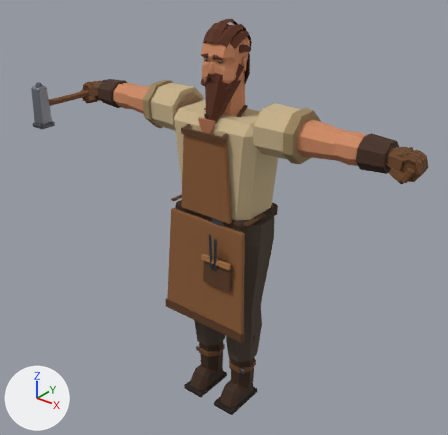
Before and after pictures for a commit that changed the glTF model assets/models/blacksmith.glb.
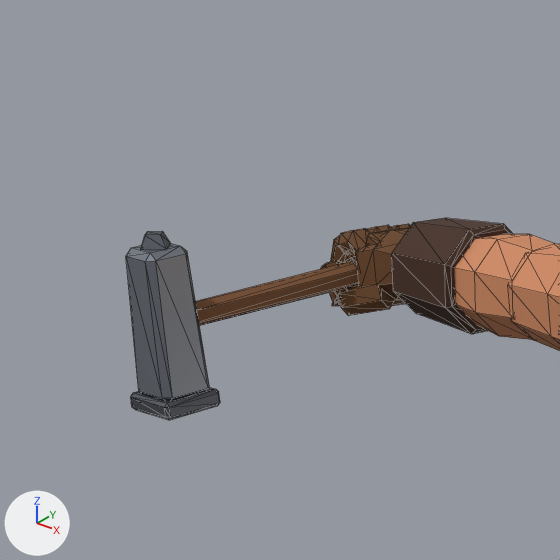
Each version appears first whole from a 50 mm camera at (1.546, -1.951, 2.161) aimed at (0.016, -0.038, 0.974), and next in a close-up on the part from 0% to 31% of the width and 6% to 38% of the height. The axes (+X, +Y, +Z) are drawn at lower left. The lights are the same throughout. The first two pictures are the older version. The close-ups show mesh edges as thin lines. Vertices at exactly the same position are counted once.

The first close-up shows 'Blacksmith', 'Hammer'.
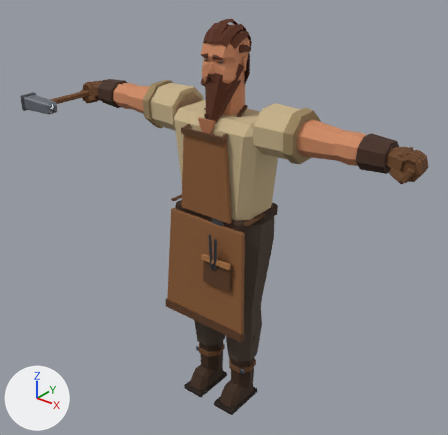
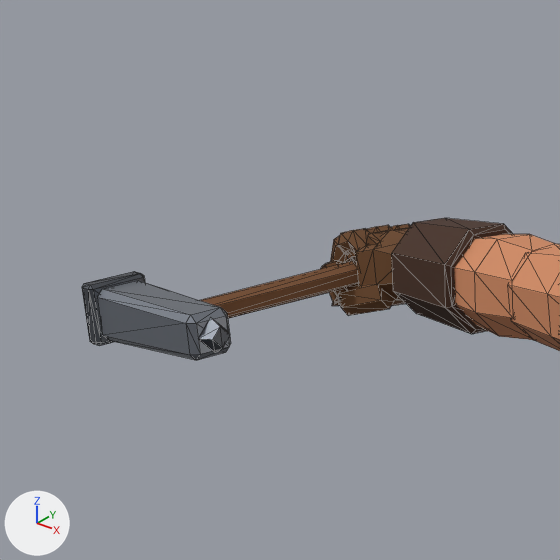
Boxes [x1, y1, x2, y2] around the edits, measured in the close-ups (560 x 560 px; the box of a moved part takes in the faces that stretch with it):
'Hammer', reshaped
    before: [126, 231, 358, 420]
    after: [82, 256, 358, 360]
part 1 of me_hammer, moved or reshaped
    before: [126, 243, 209, 400]
    after: [97, 280, 231, 360]
part 2 of me_hammer, moved or reshaped
    before: [131, 387, 220, 420]
    after: [82, 271, 145, 346]
part 3 of me_hammer, moved or reshaped
    before: [141, 231, 170, 250]
    after: [198, 318, 230, 352]

The edits, one by one:
me_hammer is used by ob_hammer; location (-0.808, 0.005, 1.397).
me_hammer had 80 vertices, 140 faces and spanned x -0.035..0.035, y -0.368..0.09, z -0.1..0.1.
me_hammer now has 80 vertices, 140 faces and spans x -0.1..0.1, y -0.368..0.09, z -0.035..0.035.
me_hammer part 1: the loose piece of 24 vertices spanning x -0.03..0.03, y -0.362..-0.298, z -0.085..0.085 is turned 90 degrees about the y axis through its middle.
me_hammer part 2: the loose piece of 24 vertices spanning x -0.035..0.035, y -0.368..-0.293, z -0.1..-0.08 is turned 90 degrees about the y axis through the mesh origin.
me_hammer part 3: the loose piece of 8 vertices spanning x -0.02..0.02, y -0.35..-0.31, z 0.085..0.1 is turned 90 degrees about the y axis through the mesh origin.
